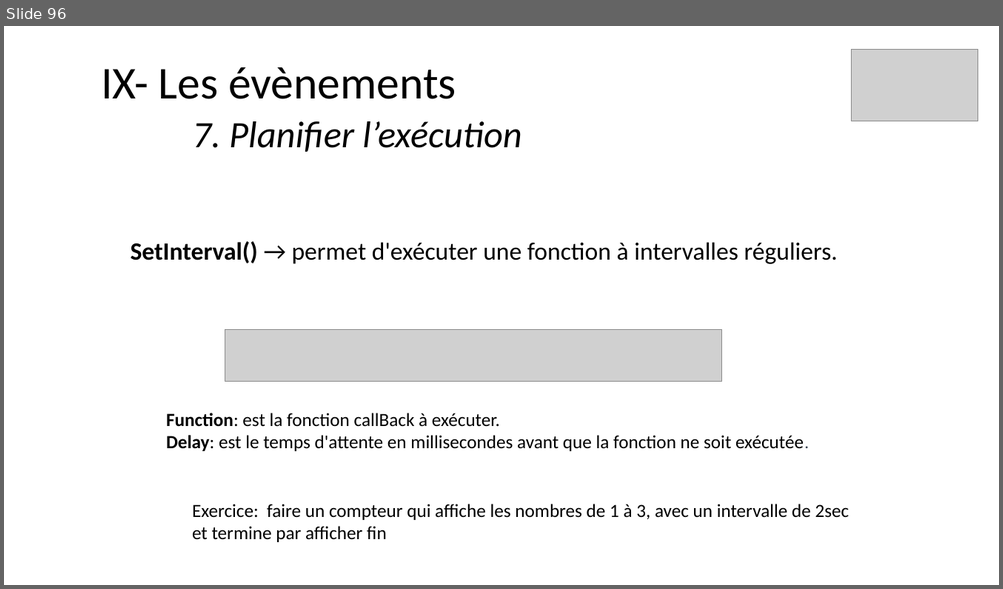
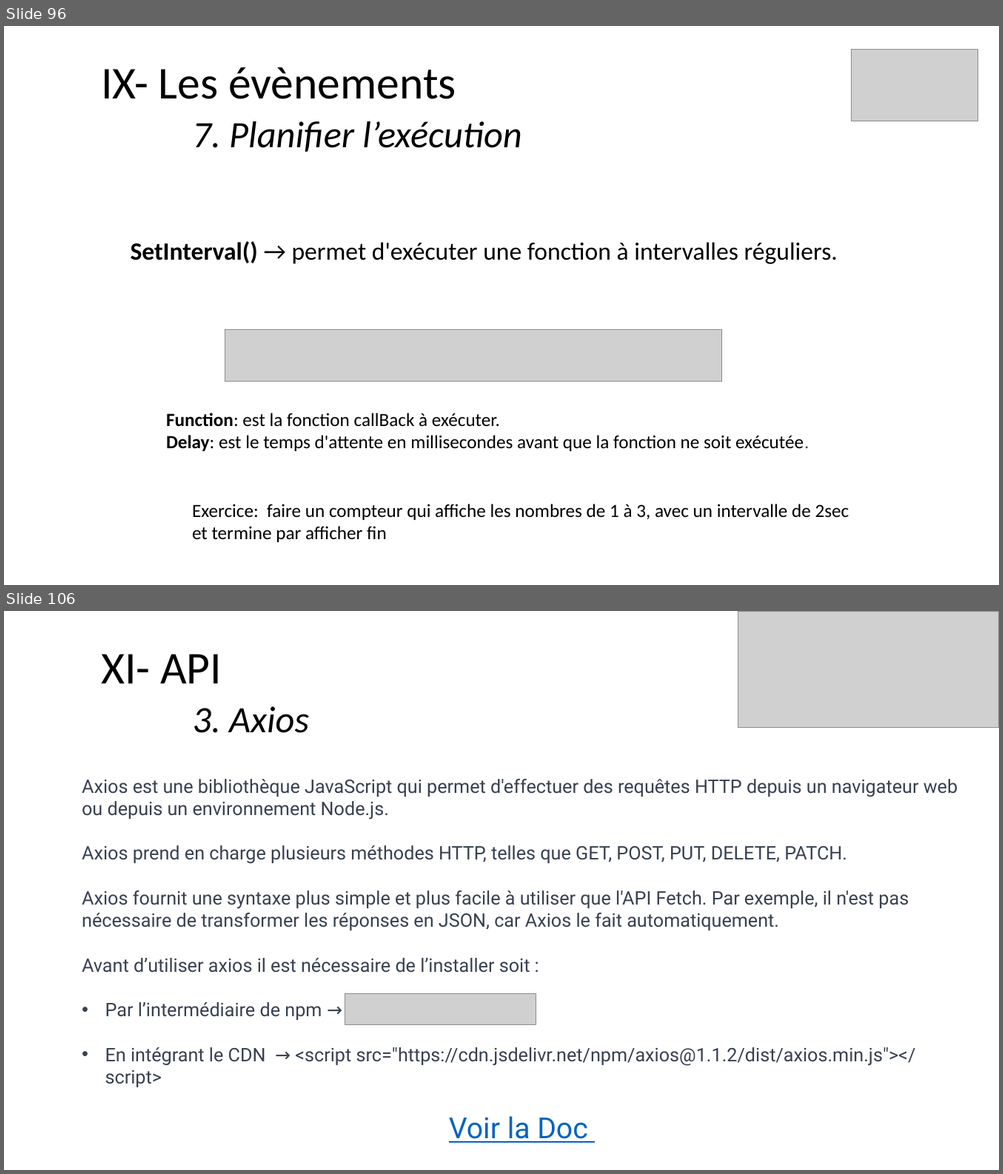
Before and after one commit to ArMb57/JavaScript, a slide deck: cours.pptx. Shown one above the other, each under a label of ours: slide 96 before the commit, slides 96 and 106 after it; the slides between them are not shown. The pictures are 1003x589 and 1003x1174 pixels, drawn with LibreOffice and Linux fonts; fonts in the diff are those of the drawing; grey boxes stand for pictures. Boxes give left, top, right and bottom in pixels: in the first picture for what was removed or moved away, otherwise in the second. Text is boxed around its words. In the diff, an @@ line names an element or a change of style, - is before the commit and + after.

Commit message:
bibliothèques JS + new exo

```diff
--- a/cours.pptx
+++ b/cours.pptx
@@ slide 106 added at bbox=[4, 611, 999, 1170], background #FFFFFF @@
@@ picture added at bbox=[737, 611, 999, 727] @@
@@ title added at bbox=[101, 654, 309, 733], 36 pt, text #000000, italic @@
+XI- API
+3. Axios
@@ text added at bbox=[82, 779, 957, 1143], 18 pt, text #374151 @@
+Axios est une bibliothèque JavaScript qui permet d'effectuer des requêtes HTTP depuis un navigateur web ou depuis un environnement Node.js.
+Axios prend en charge plusieurs méthodes HTTP, telles que GET, POST, PUT, DELETE, PATCH.
+Axios fournit une syntaxe plus simple et plus facile à utiliser que l'API Fetch. Par exemple, il n'est pas nécessaire de transformer les réponses en JSON, car Axios le fait automatiquement.
+Avant d’utiliser axios il est nécessaire de l’installer soit :
+• Par l’intermédiaire de npm →
+• En intégrant le CDN → <script src="https://cdn.jsdelivr.net/npm/axios@1.1.2/dist/axios.min.js"></script>
+Voir la Doc
@@ picture added at bbox=[345, 994, 535, 1025] @@
```
Also in this commit, not shown: 17 other slides added, 13 other files.
